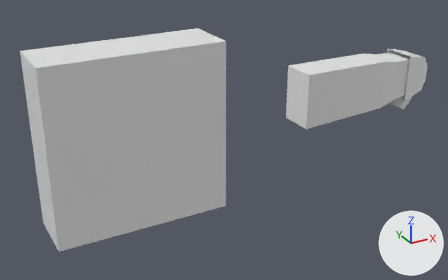
The Blender file Toys/10Min_mine/2024_07/0709_ChainSword_.blend as it was, and as the next commit left it.
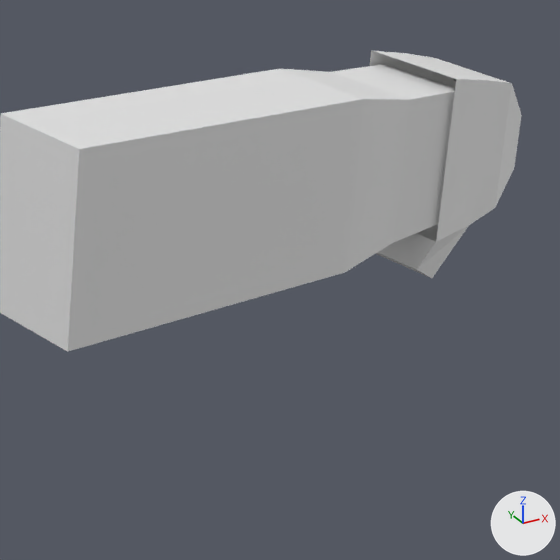
Old and new are each drawn whole from a 50 mm camera at (-0.889, -5.983, 2.199) aimed at (2.44, 0.07, -0.827) and again close up on the part from 64% to 98% of the width and 13% to 66% of the height. Every picture has the same lights, and +X, +Y and +Z are marked at lower right.
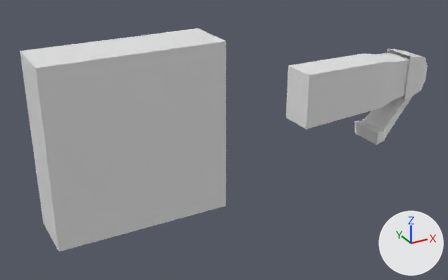
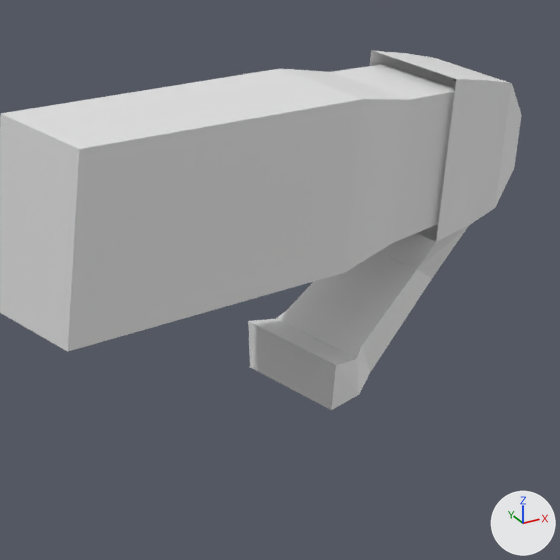
What the commit changed:
me_cube_003 is used by ob_cube_002; location (5.433, 0.0, -0.43).
me_cube_003 had 20 vertices, 13 faces and spanned x -0.398..0.07, y -0.216..0.0, z -0.42..0.355.
me_cube_003 now has 32 vertices, 22 faces and spans x -0.806..0.07, y -0.242..0.0, z -0.822..0.355.
Part 1, on me_cube_003:
1 face is deleted.
12 vertices are added at x -0.806..-0.587, y -0.242..0.0, z -0.822..-0.606.
10 new faces join them.

Where the change shows, as pixel boxes [x1, y1, x2, y2] in the close-ups (560 x 560 px):
'Cube.002', reshaped
    before: [370, 51, 522, 278]
    after: [248, 51, 522, 410]
part 1 of me_cube_003, built on
    before: [376, 252, 429, 277]
    after: [248, 252, 432, 410]
